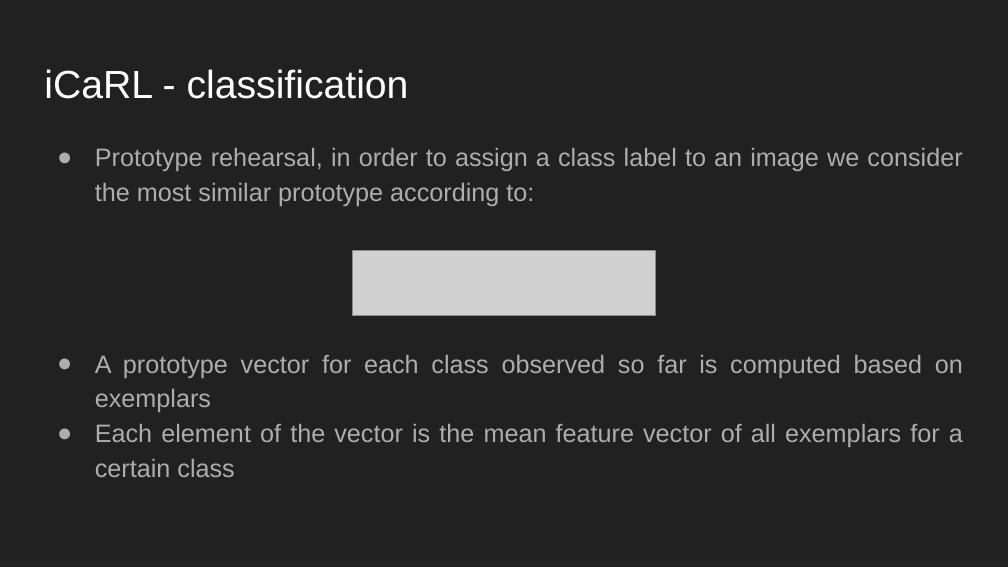
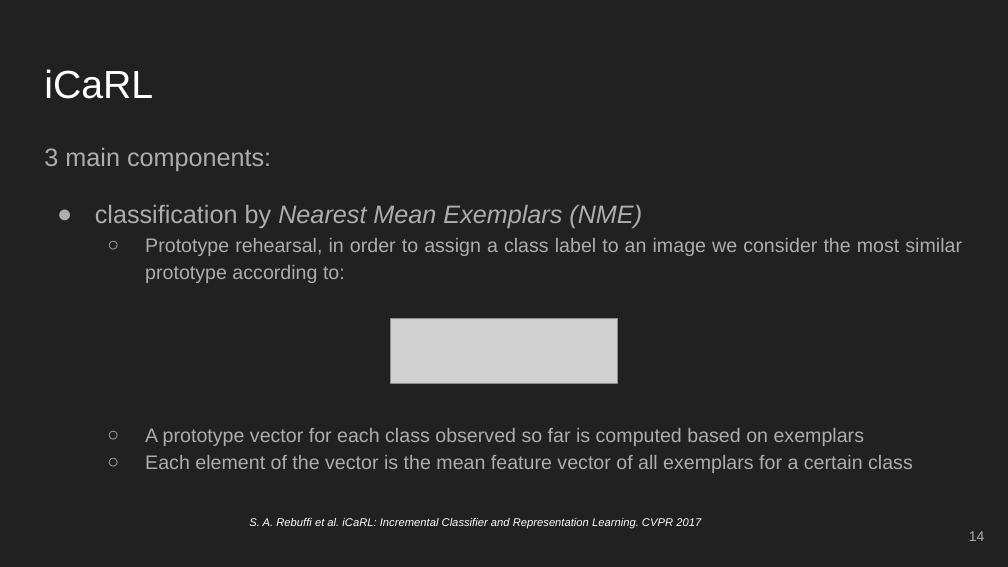
Before and after one commit to danielegenta/Progetto-MLDL, a slide deck: slide 14 of Report/Slides/MLDL_slides.pptx (slide 15 before the commit). Drawn at 1008x567 pixels with LibreOffice and Linux fonts; fonts in the diff are those of the drawing; grey boxes stand for pictures. Boxes give left, top, right and bottom in pixels: in the first picture for what was removed or moved away, otherwise in the second. Text is boxed around its words. In the diff, an @@ line names an element or a change of style, - is before the commit and + after.

```diff
--- a/Report/Slides/MLDL_slides.pptx
+++ b/Report/Slides/MLDL_slides.pptx
@@ title at (44,69,153,99): text changed @@
-iCaRL - classification
+iCaRL
@@ text at (44,148,642,228): paragraphs added @@
+3 main components:
+● classification by Nearest Mean Exemplars (NME)
@@ text at (145,238,962,473): size 18 to 14 pt in "Prototype rehearsal, in order to assign a ...", "A prototype vector for each class observed ...", "Each element of the vector is the ..."; bullet ● to ○; list level 1 to 2 in "Prototype rehearsal, in order to ..."; list level 1 to 2 in "A prototype vector for each ..."; list level 1 to 2 in "Each element of the vector ..." @@
@@ picture: place and size @@
-picture at (352,251,655,317)
+picture at (390,319,618,384)
@@ text added at (249,518,701,529), 8 pt, text #FFFFFF, italic @@
+S. A. Rebuffi et al. iCaRL: Incremental Classifier and Representation Learning. CVPR 2017
@@ page number added at (969,531,985,541), 10 pt, text #ADADAD @@
+14
```
Also in this commit, not shown: 33 other slides changed, 1 slide added, 1 slide removed.
